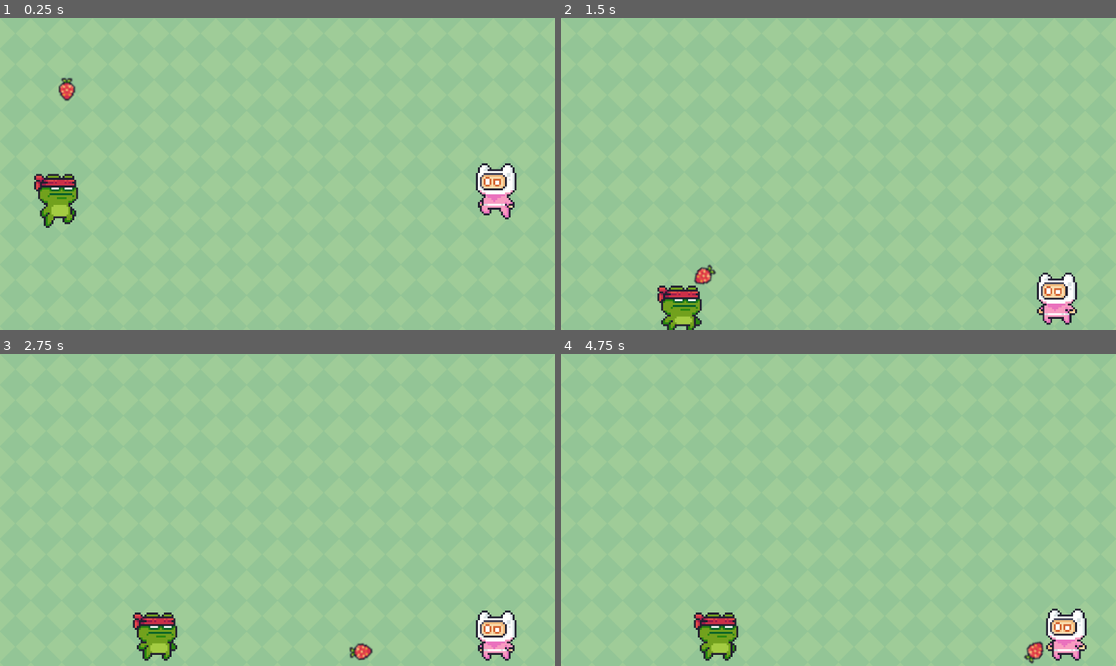
Above: before the commit, frames 1-4 (two rows, left to right).
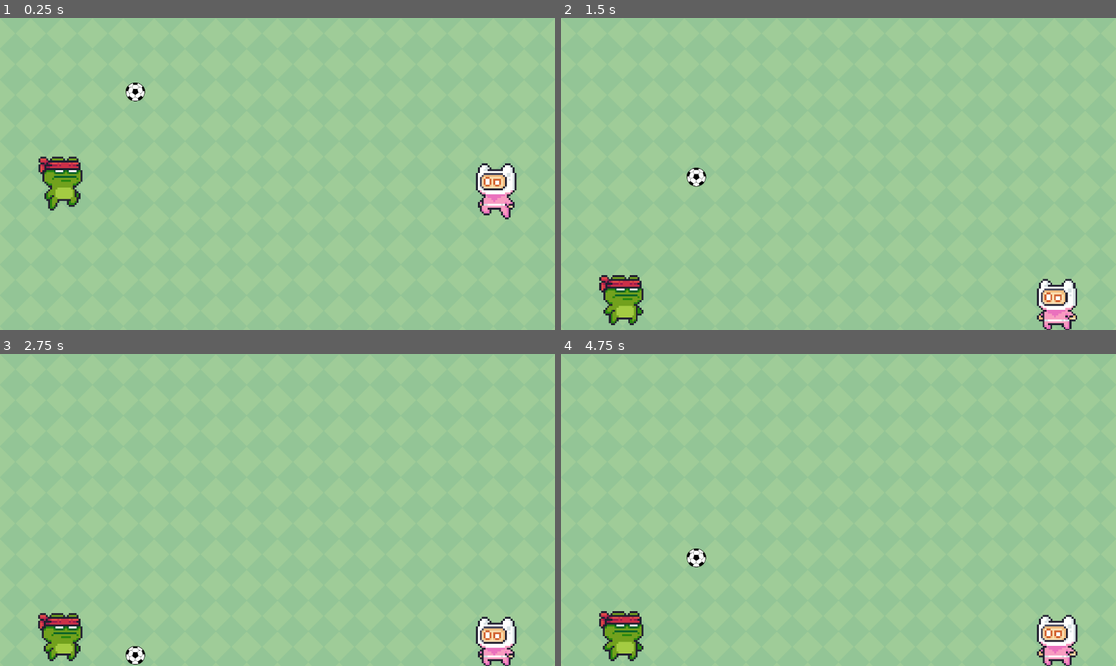
Above: after the commit, the same moments.

Repository: QVSD/head-soccer
Game: Godot game, scene res://scenes/main.tscn
The game is run twice, just before and just after one commit, with the same random seed, the same clock (stepped at 60 frames per second) and the same inputs. Before the commit the project starts from res://main.tscn.
Inputs:
- Up to frame 1 (0.25 s): no input
- Up to frame 2 (1.5 s): no input
- Up to frame 3 (2.75 s): no input
- Up to frame 4 (4.75 s): no input

The runs differ from the first frame. In frame 1, 1.8% of the frame differs, in the area x 6-27%, y 19-68%; in frame 2, 3.3%; in frame 3, 3.2%; in frame 4, 3.6%, in the area x 6-95%, y 62-100%.

Commit message:
made the ball word somewhat for a prototype in the most simplistic way possible

Diff:
--- a/head-soccer/ball.tscn
+++ /dev/null
@@ -1,16 +0,0 @@
-[gd_scene load_steps=3 format=3 uid="uid://b5im2j2nrqbw7"]
-
-[ext_resource type="Texture2D" uid="uid://dwt6aj3ko5u08" path="res://resources/pseudoball.png" id="1_x8fbi"]
-
-[sub_resource type="CircleShape2D" id="CircleShape2D_41u45"]
-
-[node name="Ball" type="RigidBody2D"]
-mass = 0.3
-
-[node name="Sprite2D" type="Sprite2D" parent="."]
-scale = Vector2(2, 2)
-texture = ExtResource("1_x8fbi")
-
-[node name="CollisionShape2D" type="CollisionShape2D" parent="."]
-scale = Vector2(2, 2)
-shape = SubResource("CircleShape2D_41u45")
--- a/head-soccer/main.tscn
+++ /dev/null
@@ -1,31 +0,0 @@
-[gd_scene load_steps=7 format=3 uid="uid://d3d5da4qahgl5"]
-
-[ext_resource type="PackedScene" uid="uid://d38bp81pgq8av" path="res://ui.tscn" id="1_1bvp3"]
-[ext_resource type="PackedScene" uid="uid://bs680dberwmhs" path="res://wall.tscn" id="1_h2yge"]
-[ext_resource type="PackedScene" uid="uid://to5ttu8i6aim" path="res://ground.tscn" id="2_1bvp3"]
-[ext_resource type="PackedScene" uid="uid://cvf5oaau2kcoc" path="res://player1.tscn" id="3_lquwl"]
-[ext_resource type="PackedScene" uid="uid://cb6ag0qhhqapu" path="res://player2.tscn" id="5_lquwl"]
-[ext_resource type="PackedScene" uid="uid://b5im2j2nrqbw7" path="res://ball.tscn" id="6_7mycd"]
-
-[node name="Node" type="Node"]
-
-[node name="TextureRect" parent="." instance=ExtResource("1_1bvp3")]
-expand_mode = 1
-
-[node name="Wall2" parent="." instance=ExtResource("1_h2yge")]
-position = Vector2(-6, 99)
-
-[node name="Wall" parent="." instance=ExtResource("1_h2yge")]
-position = Vector2(1159, 97)
-
-[node name="Ground" parent="." instance=ExtResource("2_1bvp3")]
-position = Vector2(88, 642)
-
-[node name="CharacterBody2D" parent="." instance=ExtResource("3_lquwl")]
-position = Vector2(102, 327)
-
-[node name="Player2" parent="." instance=ExtResource("5_lquwl")]
-position = Vector2(1015, 309)
-
-[node name="Ball" parent="." instance=ExtResource("6_7mycd")]
-position = Vector2(140, 120)
--- a/head-soccer/project.godot
+++ b/head-soccer/project.godot
@@ -13,7 +13,14 @@
 config/name="head-soccer"
 run/main_scene="uid://d3d5da4qahgl5"
 config/features=PackedStringArray("4.4", "GL Compatibility")
-config/icon="res://icon.svg"
+config/icon="res://assets/icon.svg"
+
+[global_group]
+
+ground=""
+wall=""
+player=""
+ball-example-1=""
 
 [input]
 
--- /dev/null
+++ b/head-soccer/scenes/ball1.tscn
@@ -0,0 +1,24 @@
+[gd_scene load_steps=4 format=3 uid="uid://b5im2j2nrqbw7"]
+
+[ext_resource type="Texture2D" uid="uid://bfpdnvcxah5xb" path="res://assets/SoccerBall.png" id="1_7s4qf"]
+
+[sub_resource type="PhysicsMaterial" id="PhysicsMaterial_7s4qf"]
+friction = 0.2
+bounce = 0.9
+
+[sub_resource type="CircleShape2D" id="CircleShape2D_41u45"]
+
+[node name="Ball1" type="RigidBody2D" groups=["ball-example-1"]]
+collision_layer = 2
+mass = 0.2
+physics_material_override = SubResource("PhysicsMaterial_7s4qf")
+can_sleep = false
+constant_force = Vector2(0, 1)
+
+[node name="Sprite2D" type="Sprite2D" parent="."]
+scale = Vector2(0.4, 0.4)
+texture = ExtResource("1_7s4qf")
+
+[node name="CollisionShape2D" type="CollisionShape2D" parent="."]
+scale = Vector2(2, 2)
+shape = SubResource("CircleShape2D_41u45")
--- /dev/null
+++ b/head-soccer/scenes/main.tscn
@@ -0,0 +1,34 @@
+[gd_scene load_steps=7 format=3 uid="uid://d3d5da4qahgl5"]
+
+[ext_resource type="PackedScene" uid="uid://d38bp81pgq8av" path="res://scenes/ui.tscn" id="1_tefeu"]
+[ext_resource type="PackedScene" uid="uid://bs680dberwmhs" path="res://scenes/wall.tscn" id="2_o6xl0"]
+[ext_resource type="PackedScene" uid="uid://to5ttu8i6aim" path="res://scenes/ground.tscn" id="3_tipki"]
+[ext_resource type="PackedScene" uid="uid://cvf5oaau2kcoc" path="res://scenes/player1.tscn" id="4_85g3d"]
+[ext_resource type="PackedScene" uid="uid://cb6ag0qhhqapu" path="res://scenes/player2.tscn" id="5_choun"]
+[ext_resource type="PackedScene" uid="uid://b5im2j2nrqbw7" path="res://scenes/ball1.tscn" id="6_ya4ey"]
+
+[node name="Node" type="Node"]
+
+[node name="TextureRect" parent="." instance=ExtResource("1_tefeu")]
+expand_mode = 1
+
+[node name="Wall2" parent="." groups=["wall"] instance=ExtResource("2_o6xl0")]
+position = Vector2(-5, 99)
+
+[node name="Wall" parent="." groups=["wall"] instance=ExtResource("2_o6xl0")]
+position = Vector2(1157, 97)
+
+[node name="Ground" parent="." groups=["ground"] instance=ExtResource("3_tipki")]
+position = Vector2(598, 643)
+
+[node name="Player1" parent="." groups=["player"] instance=ExtResource("4_85g3d")]
+position = Vector2(111, 291)
+
+[node name="Player2" parent="." groups=["player"] instance=ExtResource("5_choun")]
+position = Vector2(1015, 309)
+
+[node name="Ceiling" parent="." instance=ExtResource("3_tipki")]
+position = Vector2(600, -435)
+
+[node name="Ball1" parent="." instance=ExtResource("6_ya4ey")]
+position = Vector2(281, 125)
--- a/head-soccer/player1.tscn
+++ b/head-soccer/scenes/player1.tscn
@@ -1,9 +1,9 @@
-[gd_scene load_steps=30 format=3 uid="uid://cvf5oaau2kcoc"]
-
-[ext_resource type="Script" uid="uid://d1f70wh6oomcq" path="res://player.gd" id="1_3pafw"]
-[ext_resource type="Texture2D" uid="uid://bflu8n62gudtm" path="res://resources/player1/Idle (32x32).png" id="1_ng0wg"]
-[ext_resource type="Texture2D" uid="uid://chm3l4qoj4mee" path="res://resources/player1/Jump (32x32).png" id="2_ytgb6"]
-[ext_resource type="Texture2D" uid="uid://bgyyjihihp5n7" path="res://resources/player1/Run (32x32).png" id="3_3pafw"]
+[gd_scene load_steps=31 format=3 uid="uid://cvf5oaau2kcoc"]
+
+[ext_resource type="Script" uid="uid://d1f70wh6oomcq" path="res://scripts/player.gd" id="1_3pafw"]
+[ext_resource type="Texture2D" uid="uid://bflu8n62gudtm" path="res://assets/player1/Idle (32x32).png" id="1_ng0wg"]
+[ext_resource type="Texture2D" uid="uid://chm3l4qoj4mee" path="res://assets/player1/Jump (32x32).png" id="2_ytgb6"]
+[ext_resource type="Texture2D" uid="uid://bgyyjihihp5n7" path="res://assets/player1/Run (32x32).png" id="3_3pafw"]
 
 [sub_resource type="AtlasTexture" id="AtlasTexture_pqb02"]
 atlas = ExtResource("1_ng0wg")
@@ -188,8 +188,11 @@
 }]
 
 [sub_resource type="CapsuleShape2D" id="CapsuleShape2D_fa6cf"]
-radius = 11.6
-height = 142.0
+radius = 10.75
+height = 97.5
+
+[sub_resource type="RectangleShape2D" id="RectangleShape2D_3pafw"]
+size = Vector2(92, 89.5)
 
 [node name="Player1" type="CharacterBody2D"]
 script = ExtResource("1_3pafw")
@@ -205,6 +208,14 @@
 autoplay = "default"
 
 [node name="CollisionShape2D" type="CollisionShape2D" parent="."]
-position = Vector2(14, 24)
+position = Vector2(16, 41)
 scale = Vector2(4, 0.8)
 shape = SubResource("CapsuleShape2D_fa6cf")
+
+[node name="Area2D" type="Area2D" parent="."]
+
+[node name="CollisionShape2D" type="CollisionShape2D" parent="Area2D"]
+position = Vector2(15, 35.75)
+shape = SubResource("RectangleShape2D_3pafw")
+
+[connection signal="body_entered" from="Area2D" to="." method="_on_area_2d_body_entered"]
--- a/head-soccer/player2.tscn
+++ b/head-soccer/scenes/player2.tscn
@@ -1,9 +1,9 @@
-[gd_scene load_steps=30 format=3 uid="uid://cb6ag0qhhqapu"]
-
-[ext_resource type="Script" uid="uid://d1f70wh6oomcq" path="res://player.gd" id="1_tj0vx"]
-[ext_resource type="Texture2D" uid="uid://c7330eggjcwdj" path="res://resources/player2/Idle (32x32).png" id="2_tj0vx"]
-[ext_resource type="Texture2D" uid="uid://cb32ix343f4lm" path="res://resources/player2/Jump (32x32).png" id="3_bhnal"]
-[ext_resource type="Texture2D" uid="uid://dh2spumtlnygj" path="res://resources/player2/Run (32x32).png" id="4_uqwy3"]
+[gd_scene load_steps=31 format=3 uid="uid://cb6ag0qhhqapu"]
+
+[ext_resource type="Script" uid="uid://d1f70wh6oomcq" path="res://scripts/player.gd" id="1_tj0vx"]
+[ext_resource type="Texture2D" uid="uid://c7330eggjcwdj" path="res://assets/player2/Idle (32x32).png" id="2_tj0vx"]
+[ext_resource type="Texture2D" uid="uid://cb32ix343f4lm" path="res://assets/player2/Jump (32x32).png" id="3_bhnal"]
+[ext_resource type="Texture2D" uid="uid://dh2spumtlnygj" path="res://assets/player2/Run (32x32).png" id="4_uqwy3"]
 
 [sub_resource type="AtlasTexture" id="AtlasTexture_8caby"]
 atlas = ExtResource("2_tj0vx")
@@ -188,8 +188,10 @@
 }]
 
 [sub_resource type="CapsuleShape2D" id="CapsuleShape2D_fa6cf"]
-radius = 11.6
-height = 142.0
+height = 80.0
+
+[sub_resource type="RectangleShape2D" id="RectangleShape2D_tj0vx"]
+size = Vector2(85, 89.5)
 
 [node name="Player2" type="CharacterBody2D"]
 script = ExtResource("1_tj0vx")
@@ -206,6 +208,14 @@
 autoplay = "default"
 
 [node name="CollisionShape2D" type="CollisionShape2D" parent="."]
-position = Vector2(14, 24)
+position = Vector2(15, 36)
 scale = Vector2(4, 0.8)
 shape = SubResource("CapsuleShape2D_fa6cf")
+
+[node name="Area2D" type="Area2D" parent="."]
+
+[node name="CollisionShape2D" type="CollisionShape2D" parent="Area2D"]
+position = Vector2(14.5, 24)
+shape = SubResource("RectangleShape2D_tj0vx")
+
+[connection signal="body_entered" from="Area2D" to="." method="_on_area_2d_body_entered"]
--- a/head-soccer/ui.tscn
+++ b/head-soccer/scenes/ui.tscn
@@ -1,6 +1,6 @@
 [gd_scene load_steps=2 format=3 uid="uid://d38bp81pgq8av"]
 
-[ext_resource type="Texture2D" uid="uid://debhutp64s5to" path="res://resources/Green.png" id="1_fyqef"]
+[ext_resource type="Texture2D" uid="uid://debhutp64s5to" path="res://assets/Green.png" id="1_fyqef"]
 
 [node name="TextureRect" type="TextureRect"]
 anchors_preset = 15
--- a/head-soccer/player.gd
+++ b/head-soccer/scripts/player.gd
@@ -8,6 +8,9 @@
 @export var action_left : String
 @export var action_right : String
 @export var action_jump : String
+
+var kick_strength := 600.0
+var velocity_influence := 0.5
 
 
 func _physics_process(delta: float) -> void:
@@ -33,3 +36,21 @@
 		velocity.x = move_toward(velocity.x, 0, SPEED)
 
 	move_and_slide()
+
+
+func _on_area_2d_body_entered(body: Node2D) -> void:
+	print("node2d entered")
+	if body.is_in_group("ball-example-1"):
+		var ball := body as RigidBody2D
+
+		# Compute direction
+		var dir = (ball.global_position - global_position).normalized()
+
+		# Base velocity kick
+		var new_vel = dir * kick_strength
+
+		# Add influence from player's velocity
+		new_vel += velocity * velocity_influence
+
+		# Directly set ball velocity (arcade style!)
+		ball.linear_velocity = new_vel
Renamed: head-soccer/resources/Green.png -> head-soccer/assets/Green.png
Not shown, added: head-soccer/assets/Green.png.import
Binary file added: head-soccer/assets/SoccerBall.png
Not shown, changed: head-soccer/assets/SoccerBall.png.import
Renamed: head-soccer/icon.svg -> head-soccer/assets/icon.svg
Not shown, changed: head-soccer/assets/icon.svg.import
Renamed: head-soccer/resources/player1/Idle (32x32).png -> head-soccer/assets/player1/Idle (32x32).png
Not shown, changed: head-soccer/assets/player1/Idle (32x32).png.import
Renamed: head-soccer/resources/player1/Jump (32x32).png -> head-soccer/assets/player1/Jump (32x32).png
Not shown, changed: head-soccer/assets/player1/Jump (32x32).png.import
Renamed: head-soccer/resources/player1/Run (32x32).png -> head-soccer/assets/player1/Run (32x32).png
Not shown, changed: head-soccer/assets/player1/Run (32x32).png.import
(and 11 more such lines)
